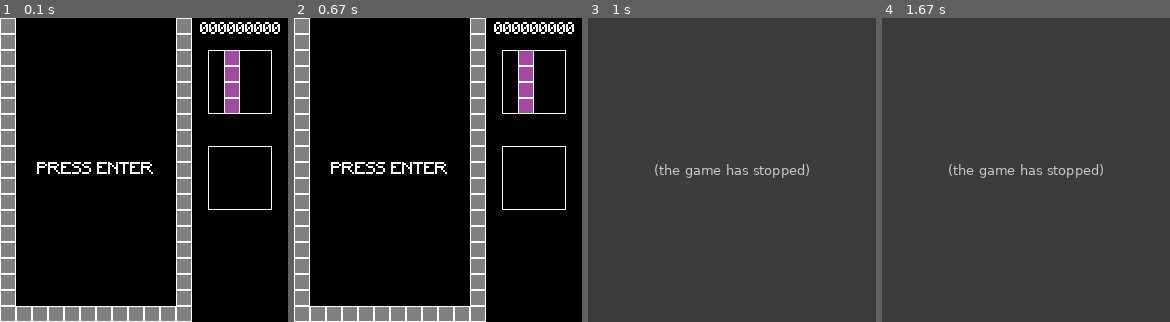
Above: before the commit, frames 1-4 (left to right).
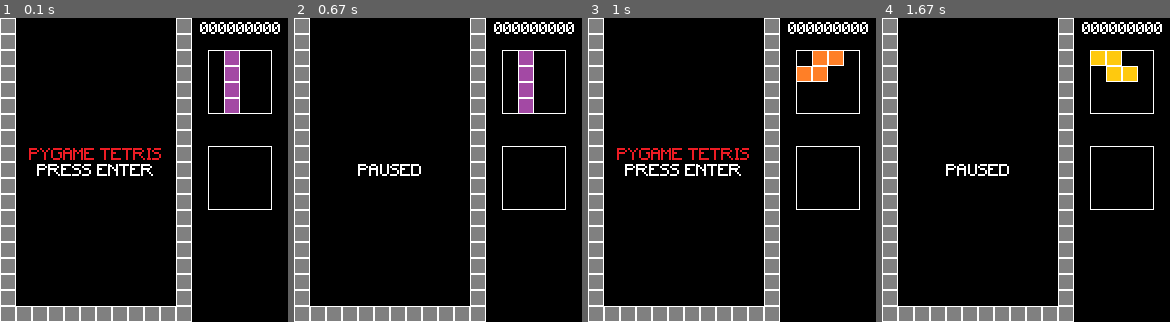
Above: after the commit, the same moments.

Repository: rhrlima/pygame-games
Game: pygame game, started from tetris/tetris.py
The game is run twice, just before and just after one commit, with the same random seed, the same clock (stepped at 60 frames per second) and the same inputs.
Inputs:
- Up to frame 1 (0.1 s): no input
- Up to frame 2 (0.67 s): tap Enter at 0.33 s
- Up to frame 3 (1 s): hold Esc from 0.67 s (still down)
- Up to frame 4 (1.67 s): release Esc at 1.13 s; tap Enter at 1.17 s

The runs differ from the first frame. In frame 1, 1.6% of the frame differs, in the area x 10-56%, y 42-52%; in frame 2, 0.9%; in frame 3, 100%, in the area x 0-100%, y 0-100%; in frame 4, 100%.
Before the commit the program exited at 0.67 s; later frames show no game.

Commit message:
added more features from todo list

Diff:
--- a/tetris/tetris.py
+++ b/tetris/tetris.py
@@ -82,17 +82,18 @@
 	WINDOW_HEIGHT = 304  # 19 blocks
 
 	font = None
+	last_update = 0
 
 	game_start = True
 	game_over = False
 	paused = True
 
-	last_update = 0
 	active_piece = None
 	next_piece = None
 	holding = None
 
 	points = 0
+	multiplier = 0
 
 	def setup(self):
 		super(TetrisGame, self).setup()
@@ -103,12 +104,23 @@
 
 		self.font = pg.font.Font('resources/fonts/base.ttf', 16)
 
-		self.active_piece 	= self.create_piece(next_piece=False)
+		self.reset_game()
+
+	def reset_game(self):
+		self.points = 0
+		self.multiplier = 0
+
+		self.active_piece = self.create_piece(next_piece=False)
 		self.next_piece = self.create_piece()
+		self.holding = None
 
 		f = create_field(FIELD_W, FIELD_H)
 		self.field = Tetromino(f, 0, -2, FIELD_W, FIELD_H)
 
+		self.game_start = True
+		self.paused = True
+		self.game_over = False
+
 	def event(self, event):
 
 		if event.type == QUIT:
@@ -117,10 +129,15 @@
 		if event.type == KEYDOWN:
 
 			if event.key == K_ESCAPE:
-				self.running = False
+				#self.running = False
+				self.reset_game()
 
 			elif event.key == K_RETURN:
 				self.paused = not self.paused
+				if self.game_start:
+					self.game_start = False
+				if self.game_over:
+					self.reset_game()
 
 			if not self.paused:
 				if event.key == K_UP:
@@ -136,12 +153,6 @@
 
 	def draw(self):
 
-		if self.paused:
-			text = self.font.render('PRESS ENTER', False, WHITE)
-			x = FIELD_W*BLOCK_SIZE/2 - text.get_rect().width/2
-			y = (FIELD_H-2)*BLOCK_SIZE/2 - text.get_rect().height/2
-			self.surface.blit(text, (x, y))
-
 		text = self.font.render('{:0>9}'.format(self.points), False, WHITE)
 		self.surface.blit(text, (200, 4))
 
@@ -161,22 +172,34 @@
 		r = Rect(x * BLOCK_SIZE, y * BLOCK_SIZE, BLOCK_SIZE*4, BLOCK_SIZE*4)
 		pg.draw.rect(self.surface, WHITE, r, 1)
 
+		if self.paused:
+
+			if self.game_start:
+				self.draw_text(self.surface, 'PYGAME TETRIS', 6, 8, RED)
+				self.draw_text(self.surface, 'PRESS ENTER', 6, 9)
+			else:
+				self.draw_text(self.surface, 'PAUSED', 6, 9)
+
+			if self.game_over:
+				self.draw_text(self.surface, 'GAME OVER', 6, 8)
+				self.draw_text(self.surface, 'PRESS ENTER', 6, 9)
+
 	def update(self, time):
 
-		if self.paused:
+		if self.paused or self.game_over:
 			return
 
-		if self.game_over:
-			print('GAME OVER')
-			self.running = False
+		#if self.game_over:
+			#print('GAME OVER')
+			#self.running = False
 			# go to game over scene
 
 		self.last_update += time / self.FPS
 		mov_speed = (1 / GAME_SPEED) * self.FPS
 		if self.last_update >= mov_speed:
 			self.last_update = 0
-			self.try_move_or_place()
-			self.check_tetris()
+			placed = self.try_move_or_place()
+			self.check_tetris(placed)
 			self.check_game_over()
 
 	def create_piece(self, piece_name=None, next_piece=True):
@@ -213,7 +236,7 @@
 					[0, 0, 0, 0, 8, 8, 8, 8, 0, 0, 0, 0, 0, 0, 0, 0]]
 			w = 4; h =4
 
-		x = 5; y = -2
+		x = 5; y = -4
 		if next_piece:
 			x = 13; y = 2
 		return Tetromino(tiles, x, y, w, h)
@@ -292,8 +315,11 @@
 									f_index = f_row * field.w + f_col
 									field.matrix[f_index] = pv
 			self.get_next_piece()
-
-	def check_tetris(self):
+			return True # placed
+		return False
+
+	def check_tetris(self, placed):
+
 		tetris = [True] * (self.field.h-1)
 		for row in range(0, self.field.h-1):
 			for col in range(1, self.field.w-1):
@@ -301,9 +327,7 @@
 				if self.field.matrix[index] == 0:
 					tetris[row] = False
 					break
-
 		tetris_count = sum(tetris)
-		self.add_points(100 * tetris_count)
 
 		for row in range(0, self.field.h-1):
 			if tetris[row]:
@@ -312,9 +336,19 @@
 				new_line = [9, 0, 0, 0, 0, 0, 0, 0, 0, 0, 0, 9]
 				self.field.matrix = new_line + self.field.matrix
 
+		if placed and tetris_count > 0:
+			base_points = 100 * tetris_count
+			bonus_points = 50 * self.multiplier
+			self.add_points(base_points + bonus_points)
+			self.multiplier += 1
+
+		elif placed and tetris_count == 0:
+			self.multiplier = 0
+
 	def check_game_over(self):
 		if sum(self.field.matrix[1:11]) > 0:
 			self.game_over = True
+			self.paused = True
 
 	def add_points(self, amount):
 		global GAME_SPEED
@@ -344,6 +378,11 @@
 
 		self.points += amount
 
+	def draw_text(self, surface, text, x, y, color=WHITE):
+		t = self.font.render(text, False, color)
+		x = (x * BLOCK_SIZE) - t.get_rect().width/2
+		y = (y * BLOCK_SIZE) + 2#/2 - t.get_rect().height/2
+		surface.blit(t, (x, y))
 
 if __name__ == '__main__':
 
Not shown, changed: tetris/todo.txt
